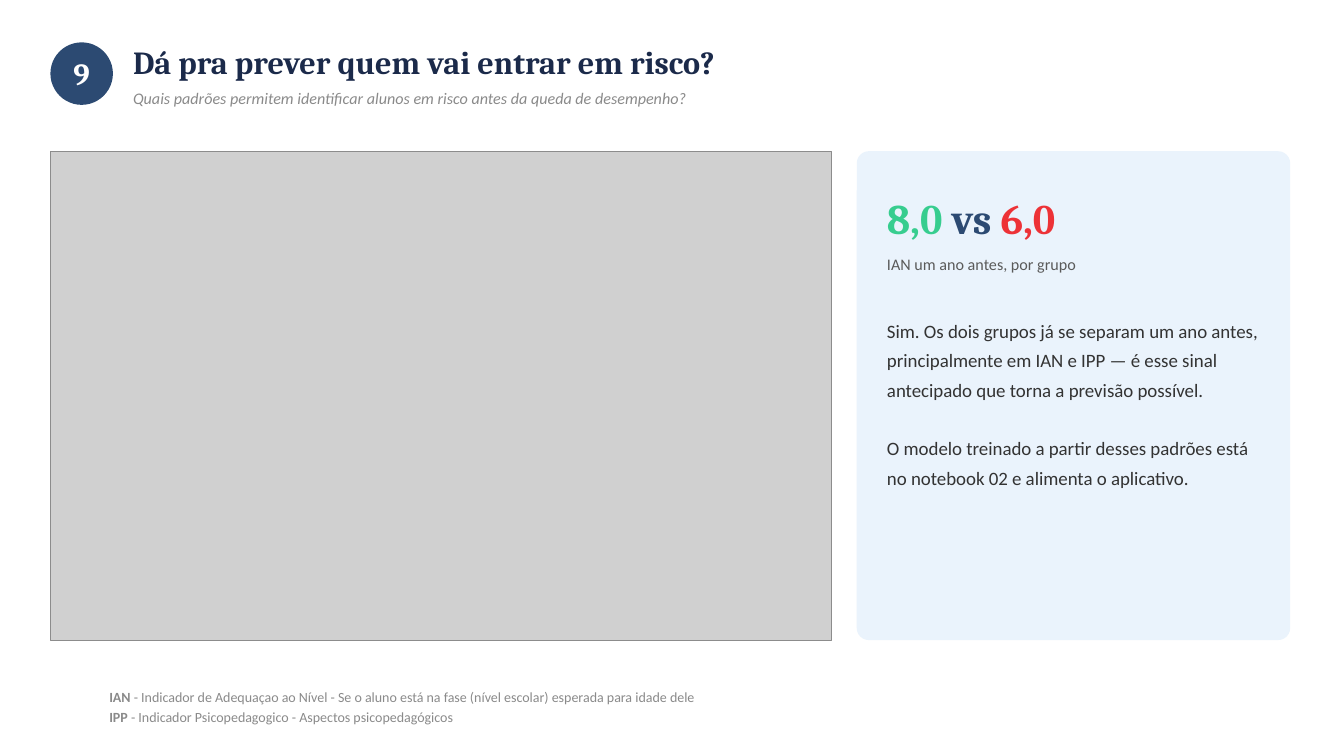
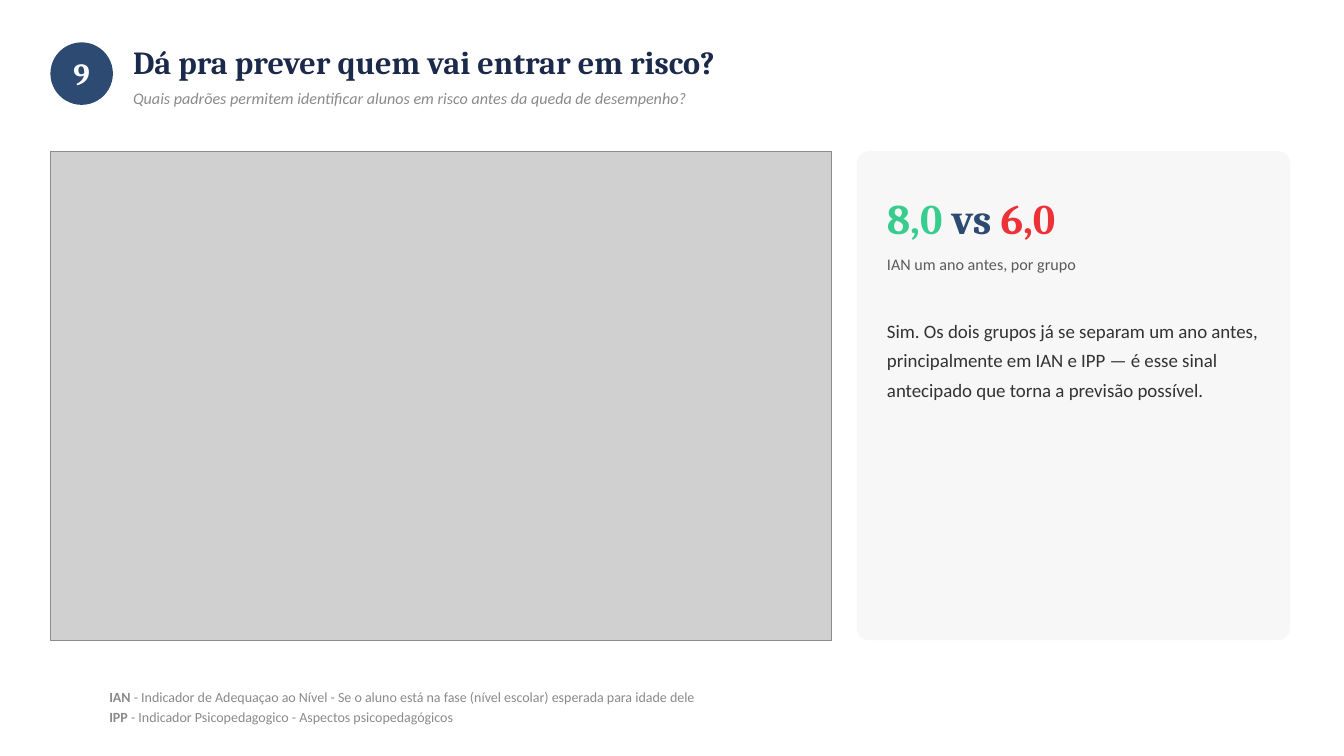
Before and after one commit to latcj/fiap-data-analytics-tc5-datathon, a slide deck: slide 13 of presentation/Passos_Magicos_Datathon.pptx. Drawn at 1344x756 pixels with LibreOffice and Linux fonts; fonts in the diff are those of the drawing; grey boxes stand for pictures. Boxes give left, top, right and bottom in pixels: in the first picture for what was removed or moved away, otherwise in the second. Text is boxed around its words. In the diff, an @@ line names an element or a change of style, - is before the commit and + after.

```diff
--- a/presentation/Passos_Magicos_Datathon.pptx
+++ b/presentation/Passos_Magicos_Datathon.pptx
@@ rounded rectangle at box(857, 151, 1291, 640): fill #EAF3FC to #F7F7F7 @@
@@ text at box(887, 442, 1248, 488): paragraph removed @@
-O modelo treinado a partir desses padrões está no notebook 02 e alimenta o aplicativo.
```
Also in this commit, not shown: 14 other slides changed, 1 other file.
